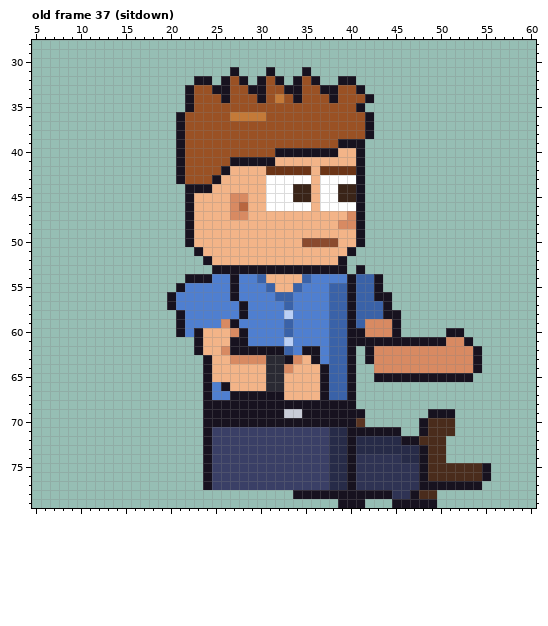
Edited in one commit: pixel-art file (sprites/custom/custom_intern_spiky_right_anim.aseprite). This is how it looked before the edit.
64x80 pixels, 85 frames. Colours within 5 levels of each other are drawn and written as one. Shown: old frame 37 (sitdown): x 5..60, y 28..79. The commit also changed other frames, which this record leaves out.
After:
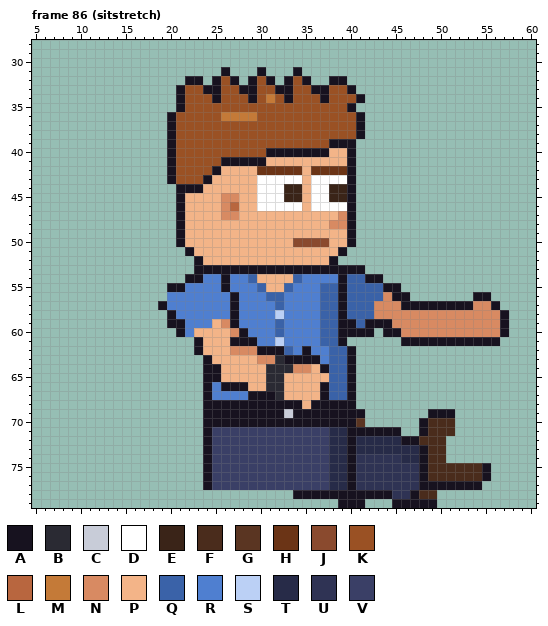
Palette (. is transparent): A #17121f  B #2a2a33  C #c8ccd8  D #ffffff  E #3a2418  F #4a2c1c  G #5a3522  H #6b3416  J #8a4a2e  K #9a5124  L #b8663f  M #c47a38  N #d88a62  P #f3b488  Q #3a62a8  R #4f7fd0  S #bbd0f5  T #272b48  U #2f3354  V #3a3f66
A new or re-ordered frame is compared with the old frame closest to it.
Difference:
frames 85 -> 123
Changed rows in their new state; - is an unchanged pixel.
Frame 86 (sitstretch) is new; against old frame 37 (sitdown):
first column x 19:
31 -------A.--A.--A.----------------------
32 ---A-.AKA.AKA.AKA.-A-.-----------------
33 --AK-A-K-A-K-A-K-A-K-A.----------------
34 --AK--AK--AKMKAK--AK--A.---------------
35 --AK-----------------A.----------------
36 -AK----M---K----------A.---------------
37 -AK-------------------A.---------------
38 -AK-------------------A.---------------
39 -AK----------------A--.----------------
40 -AK---------A------P-A.----------------
41 -AK----A----P--------A.----------------
42 -AK---AP---H----PH---A.----------------
43 -AK--AP----D----PD---A.----------------
44 --A--P-----D--E-PD-E-A.----------------
45 --AP---N-P-D--E-PD-E-A.----------------
46 --AP---NLP-D----PD---A.----------------
47 --AP---N-P----------NA.----------------
48 --AP---------------N-A.----------------
49 --AP-----------------A.----------------
50 --AP-----------J---P-A.----------------
51 ---AP---------------A.-----------------
52 ----AP-------------A.------------------
53 ----AA---------------A-----------------
54 -----R-AR-QP---QR---AQ-A---------------
55 -A-----AR--QP-QR--Q-AQ--QAA------------
56 -R----------Q-R---Q-AQ--QNAA-------AA--
57 AR------AR---QR---Q-AQ--NNNAAAAAAAANNA-
58 -AR-----AR---SR---Q-AQ--NNNNNNNNNNNNNNA
59 -A----P------QR---Q-A--AAANNNNNNNNNNNNA
60 ----P--------QR---Q-A--A.A-NNNNNNNNNNNA
61 ----------A--SR---Q-A......-----AA-AAA-
62 -------PNNN------R-----.............---
63 --------PPP-N--AA------.............---
64 ------A-------BNN-------............---
65 ------A-----------P-----...........----
66 --------AA-----------------------------
67 --------RR---B-------------------------
68 ----------------P----------------------
69 ---------------A-----------------------
